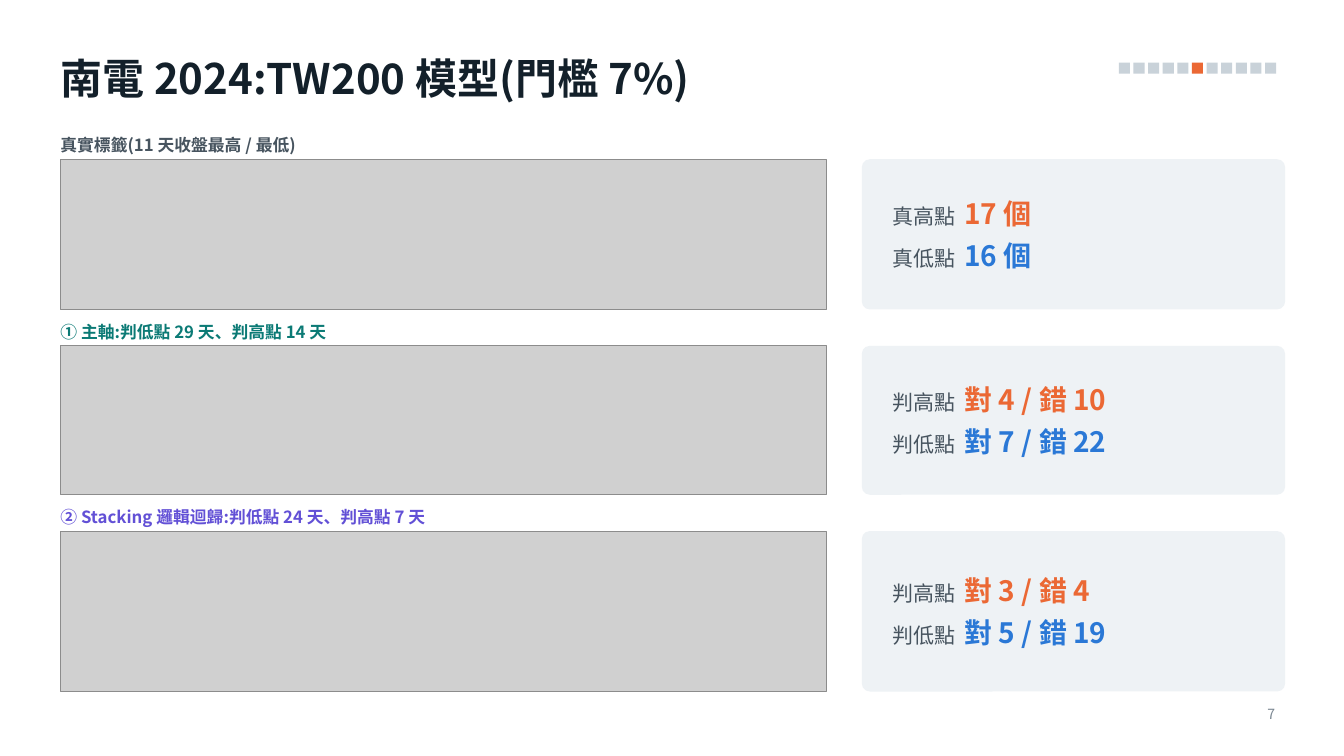
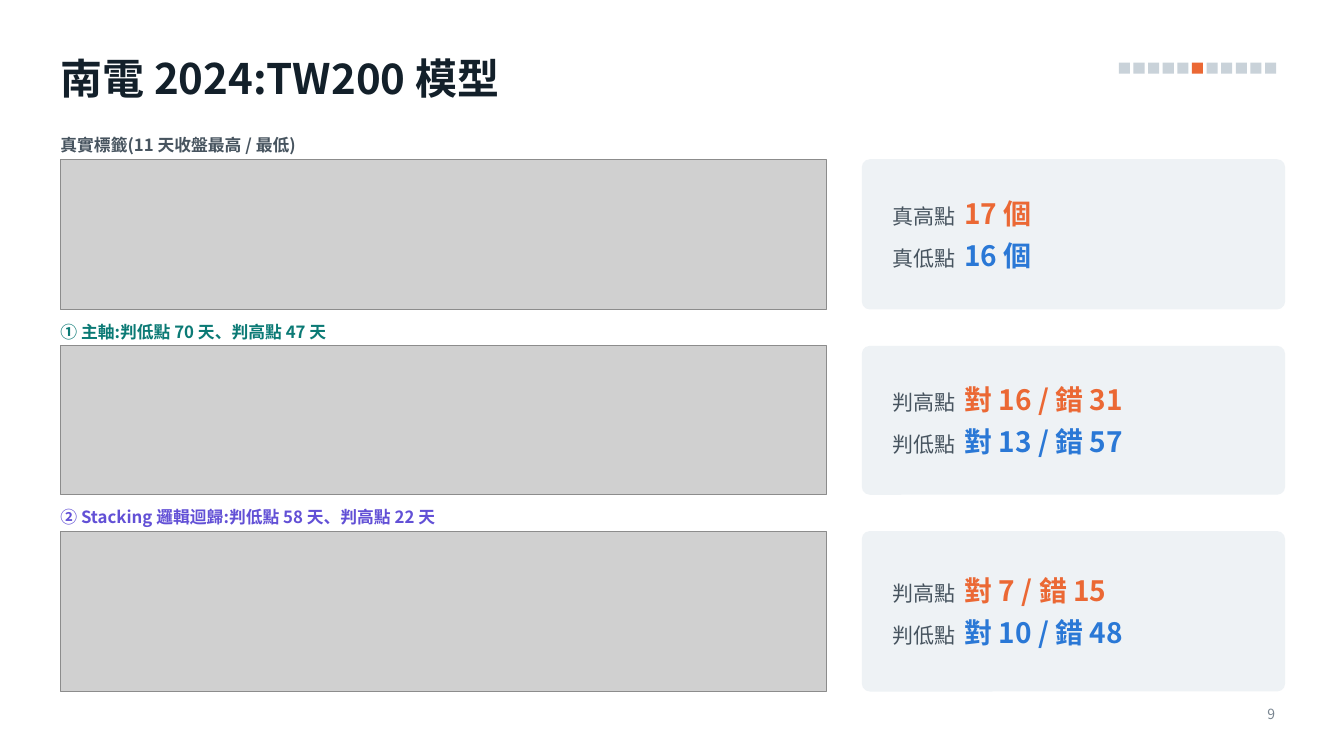
Before and after one commit to alextixu/fcukproject, a slide deck: slide 9 of method_kline_peak/report/kline_peak_report.pptx (slide 7 before the commit). Drawn at 1344x756 pixels with LibreOffice and Linux fonts; fonts in the diff are those of the drawing; grey boxes stand for pictures. Boxes give left, top, right and bottom in pixels: in the first picture for what was removed or moved away, otherwise in the second. Text is boxed around its words. In the diff, an @@ line names an element or a change of style, - is before the commit and + after.

```diff
--- a/method_kline_peak/report/kline_peak_report.pptx
+++ b/method_kline_peak/report/kline_peak_report.pptx
@@ title at [60, 58, 499, 98]: text changed @@
-南電 2024:TW200 模型(門檻 7%)
+南電 2024:TW200 模型
@@ text at [60, 323, 326, 340]: text changed @@
-① 主軸:判低點 29 天、判高點 14 天
+① 主軸:判低點 70 天、判高點 47 天
@@ text at [892, 386, 1123, 455]: text changed; text colour #47545F to #EB6834 @@
-判高點 對 4 / 錯 10
-判低點 對 7 / 錯 22
+判高點 對 16 / 錯 31
+判低點 對 13 / 錯 57
@@ text at [60, 508, 435, 527]: text changed @@
-② Stacking 邏輯迴歸:判低點 24 天、判高點 7 天
+② Stacking 邏輯迴歸:判低點 58 天、判高點 22 天
@@ text at [892, 577, 1123, 646]: text changed; text colour #47545F to #2A78D6 @@
-判高點 對 3 / 錯 4
-判低點 對 5 / 錯 19
+判高點 對 7 / 錯 15
+判低點 對 10 / 錯 48
@@ page number at [1267, 708, 1275, 719]: text changed @@
-7
+9
```
Also in this commit, not shown: 2 slides added, 7 other files.
